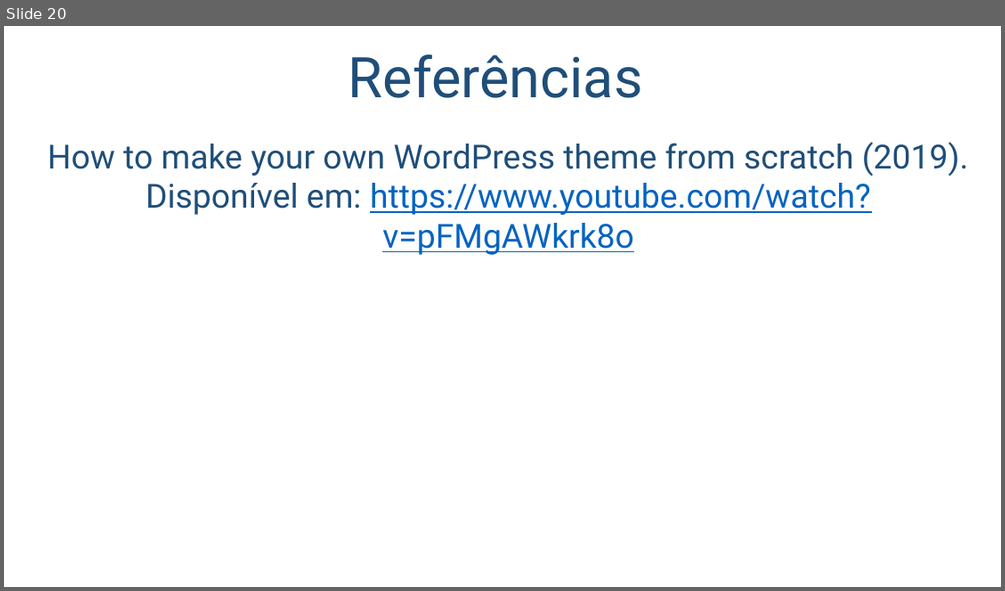
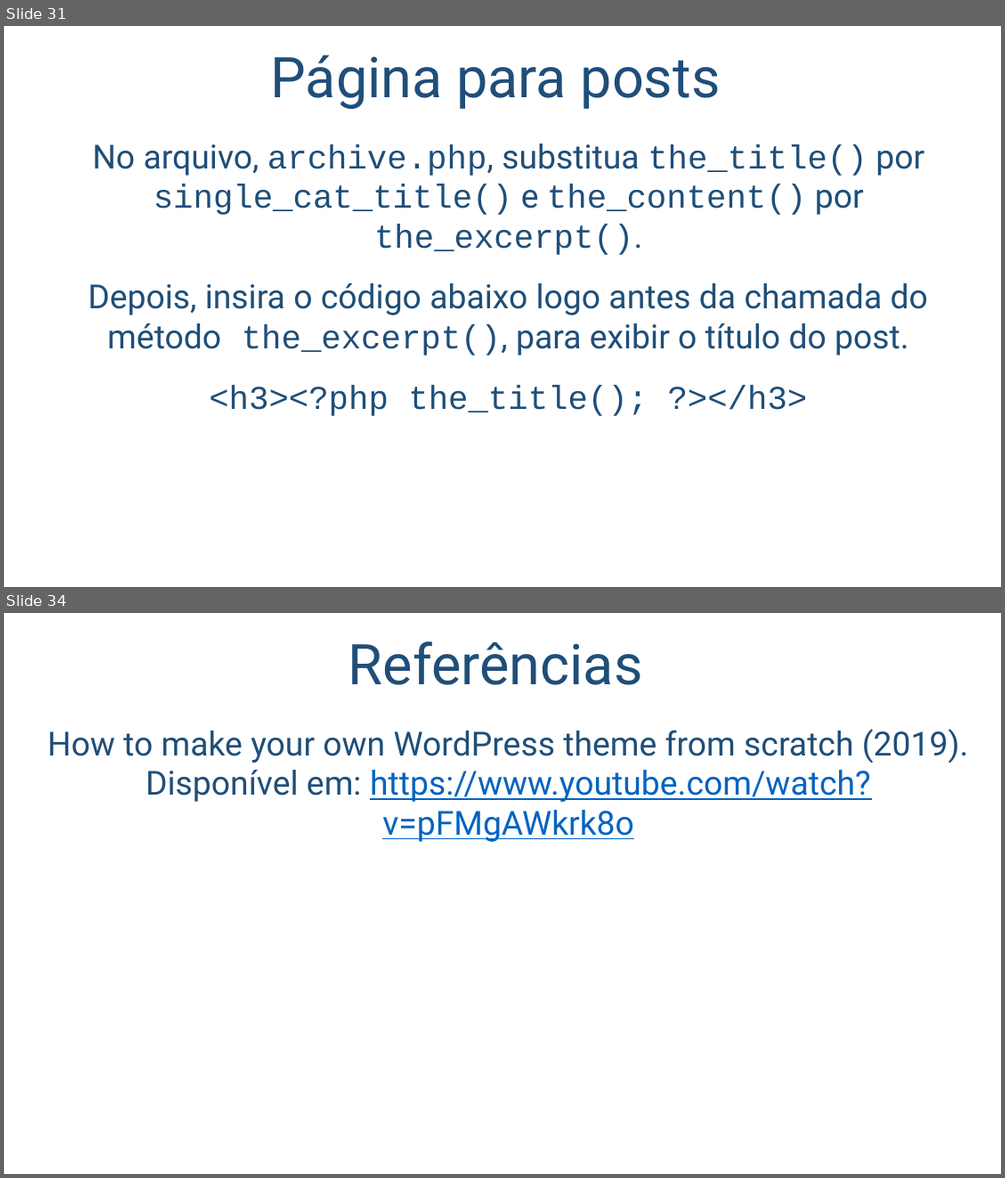
Before and after one commit to salmo-jr/public-slides, a slide deck: wordpress-como-criar-um-novo-tema.pptx. Shown one above the other, each under a label of ours: slide 20 before the commit, slides 31 and 34 after it; the slides between them are not shown. The pictures are 1005x591 and 1005x1178 pixels, drawn with LibreOffice and Linux fonts; fonts in the diff are those of the drawing; background and template pictures are left out. Boxes give left, top, right and bottom in pixels: in the first picture for what was removed or moved away, otherwise in the second. Text is boxed around its words. In the diff, an @@ line names an element or a change of style, - is before the commit and + after.

```diff
--- a/wordpress-como-criar-um-novo-tema.pptx
+++ b/wordpress-como-criar-um-novo-tema.pptx
@@ slide 31 added at [4,26,1001,587], background picture (left out) @@
@@ title added at [270,54,720,109], 54 pt, text #1F4E79 @@
+Página para posts
@@ text added at [88,143,928,416], 32 pt, text #1F4E79 @@
+No arquivo, archive.php, substitua the_title() por single_cat_title() e the_content() por the_excerpt().
+Depois, insira o código abaixo logo antes da chamada do método the_excerpt(), para exibir o título do post.
+<h3><?php the_title(); ?></h3>
@@ what was slide 20 is now slide 34 @@
```
Also in this commit, not shown: 13 slides changed, 13 other slides added.
